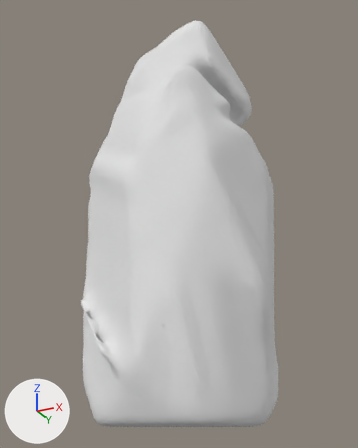
The glTF model public/models/reconstructed-object.glb, before and after one commit.
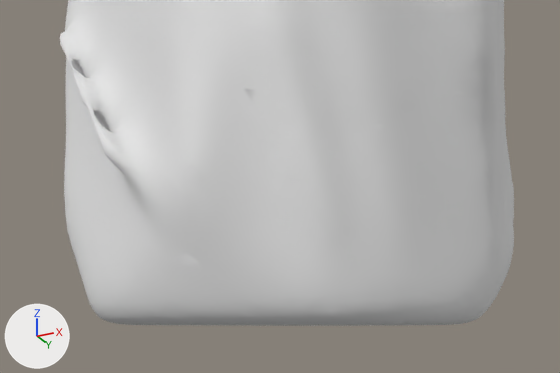
Each version is shown whole from a camera (50 mm lens) standing at (0.0579, -0.1158, 0.0006) and looking at (-0.0004, 0.0007, 0.053), then close up on the part from 15% to 83% of the width and 64% to 100% of the height. The axes (+X, +Y, +Z) are drawn at lower left. The lights are the same throughout. The older version's two pictures come first. Vertices at exactly the same position are counted once.

Before the edit, the objects in view are built like this:
```python
me_reconstructedobject = bpy.data.meshes.new('ReconstructedObject')
me_reconstructedobject.from_pydata(...)  # 19998 vertices, 40000 faces; spans x -0.0271..0.0271, y -0.0274..0.0274, z 0.0..0.11
me_reconstructedobject.materials.append(mat_reconstructed)  # its picture is missing
ob_reconstructedobject = bpy.data.objects.new('ReconstructedObject', me_reconstructedobject)
ob_reconstructedobject.location = (0.0, 0.0, 0.0)
```
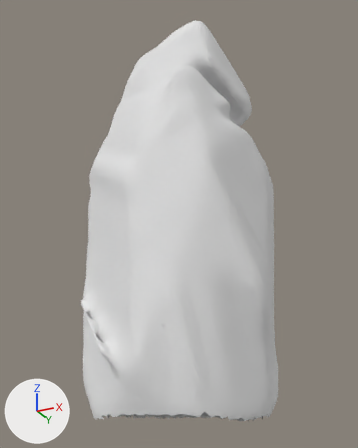
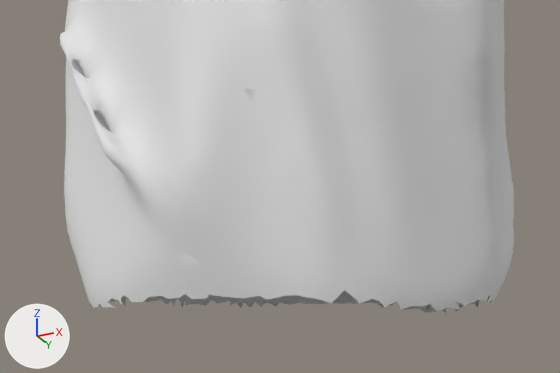
The newer file is also rescaled (x1.01), turned or shifted as a whole; pictures and numbers use the older file's frame.

What differs and where, as boxes [x1, y1, x2, y2] in the close-ups (560 x 373 px):
'ReconstructedObject', reshaped: before [60, 0, 514, 326]; after [60, 0, 514, 314]
part 1 of me_reconstructedobject, deleted: before [89, 294, 493, 326]

The change, as a diff of the scene's bpy script:
```diff
--- a/public/models/reconstructed-object.glb.py
+++ b/public/models/reconstructed-object.glb.py
@@ me_reconstructedobject @@
 # used by ob_reconstructedobject; location = (0.0, 0.0, 0.0)
-me_reconstructedobject.from_pydata(...)  # 19998 vertices, 40000 faces; spans x -0.0271..0.0271, y -0.0274..0.0274, z 0.0..0.11
+me_reconstructedobject.from_pydata(...)  # 18724 vertices, 37296 faces; spans x -0.0271..0.0271, y -0.0274..0.0274, z 0.0011..0.11
+# me_reconstructedobject part 1: 1274 vertices removed from x -0.0191..0.0212, y -0.0185..0.0221, z 0.0..0.0024
 me_reconstructedobject.materials.append(mat_reconstructed)
```
